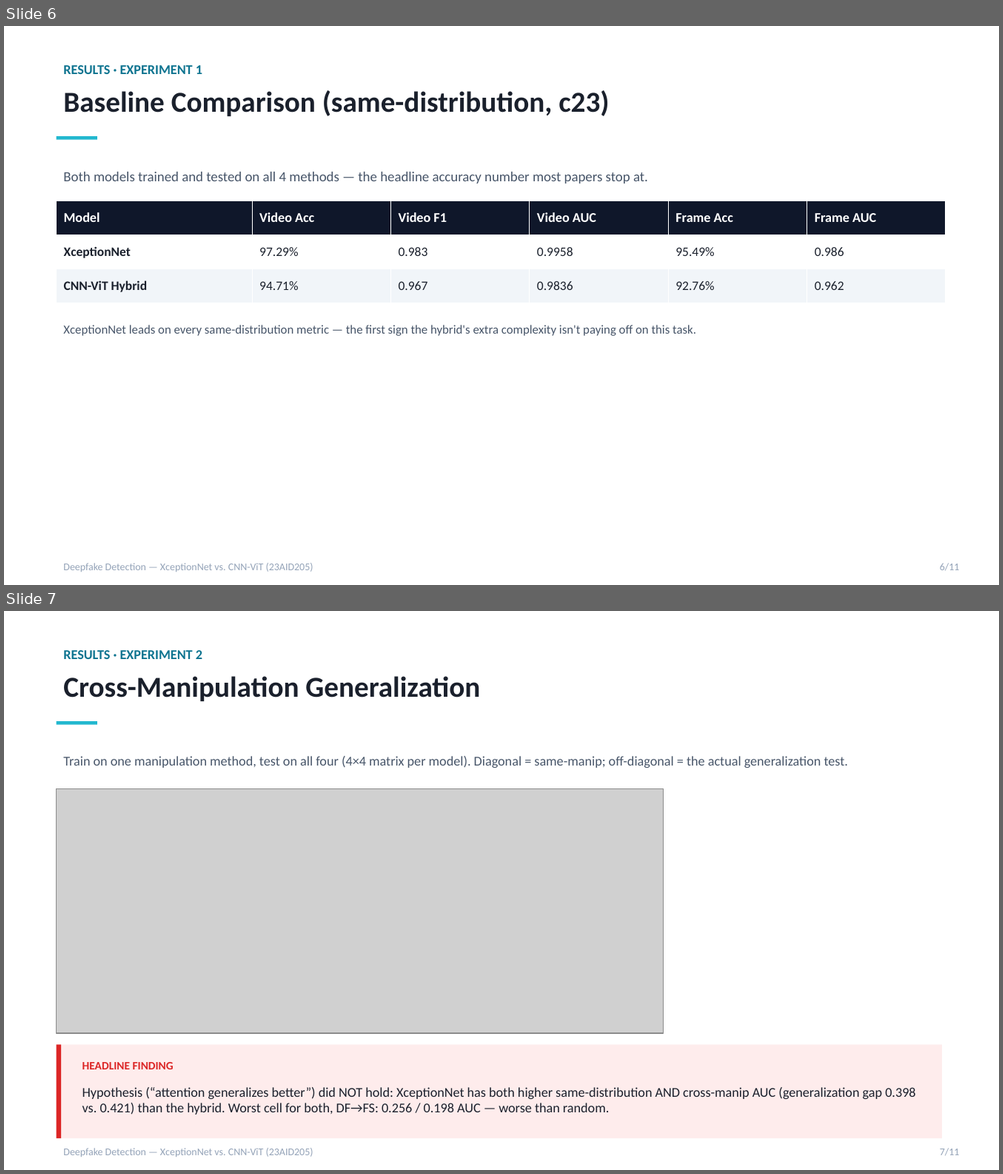
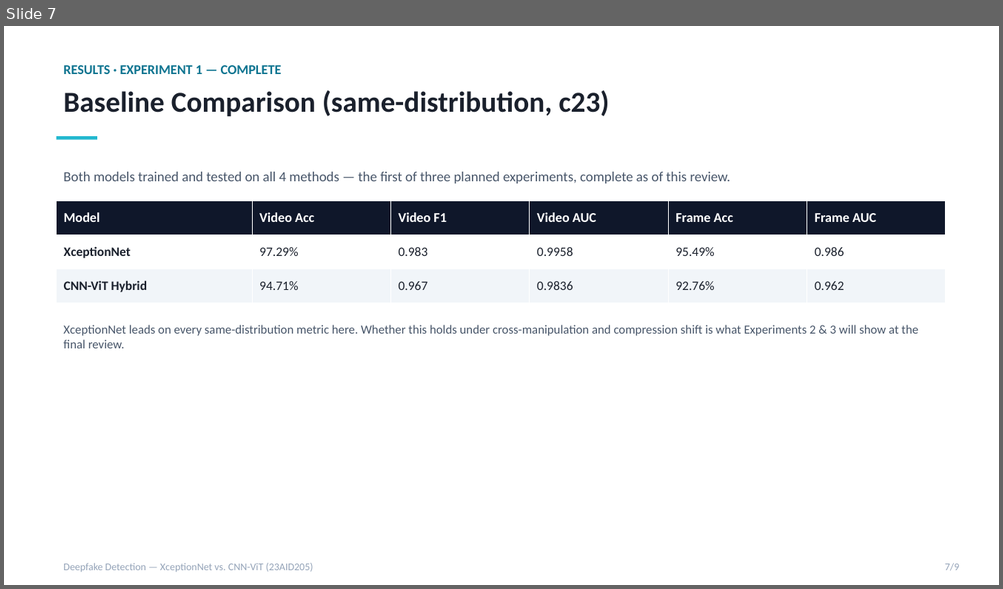
Before and after one commit to DUNE-ODYSSEY/deepfake-detection, a slide deck: docs/mid_review_update.pptx. Shown one above the other, each under a label of ours: slides 6 and 7 before the commit, slide 7 after it. The pictures are 1003x1174 and 1003x589 pixels, drawn with LibreOffice and Linux fonts; fonts in the diff are those of the drawing; grey boxes stand for pictures. Boxes give left, top, right and bottom in pixels: in the first picture for what was removed or moved away, otherwise in the second. Text is boxed around its words. In the diff, an @@ line names an element or a change of style, - is before the commit and + after.

```diff
--- a/docs/mid_review_update.pptx
+++ b/docs/mid_review_update.pptx
@@ slide 7 removed at bbox=[4, 611, 999, 1170], background #FFFFFF @@
@@ text removed at bbox=[63, 650, 202, 659] @@
-RESULTS · EXPERIMENT 2
@@ text removed at bbox=[63, 676, 480, 701] @@
-Cross-Manipulation Generalization
@@ rectangle removed at bbox=[57, 721, 97, 724] @@
@@ text removed at bbox=[63, 756, 848, 768] @@
-Train on one manipulation method, test on all four (4×4 matrix per model). Diagonal = same-manip; off-diagonal = the actual generalization test.
@@ picture removed at bbox=[57, 789, 663, 1034] @@
@@ rectangle removed at bbox=[57, 1045, 942, 1139] @@
@@ rectangle removed at bbox=[57, 1045, 62, 1139] @@
@@ text removed at bbox=[82, 1062, 173, 1070] @@
-HEADLINE FINDING
@@ text removed at bbox=[82, 1088, 915, 1115] @@
-Hypothesis (“attention generalizes better”) did NOT hold: XceptionNet has both higher same-distribution AND cross-manip AUC (generalization gap 0.398 vs. 0.421) than the hybrid. Worst cell for both, DF→FS: 0.256 / 0.198 AUC — worse than random.
@@ text removed at bbox=[63, 1148, 313, 1157] @@
-Deepfake Detection — XceptionNet vs. CNN-ViT (23AID205)
@@ text removed at bbox=[939, 1148, 959, 1156] @@
-7/11
@@ what was slide 6 is now slide 7 @@
@@ slide 7 changed as well @@
@@ text at bbox=[63, 65, 282, 74]: text changed @@
-RESULTS · EXPERIMENT 1
+RESULTS · EXPERIMENT 1 — COMPLETE
@@ text at bbox=[63, 172, 731, 184]: text changed @@
-Both models trained and tested on all 4 methods — the headline accuracy number most papers stop at.
+Both models trained and tested on all 4 methods — the first of three planned experiments, complete as of this review.
@@ text at bbox=[63, 325, 918, 349]: text changed @@
-XceptionNet leads on every same-distribution metric — the first sign the hybrid's extra complexity isn't paying off on this task.
+XceptionNet leads on every same-distribution metric here. Whether this holds under cross-manipulation and compression shift is what Experiments 2 & 3 will show at the final review.
@@ text at bbox=[945, 563, 959, 571]: text changed @@
-6/11
+7/9
```
Also in this commit, not shown: 6 other slides changed, 2 slides added, 3 other slides removed, 4 other files.
